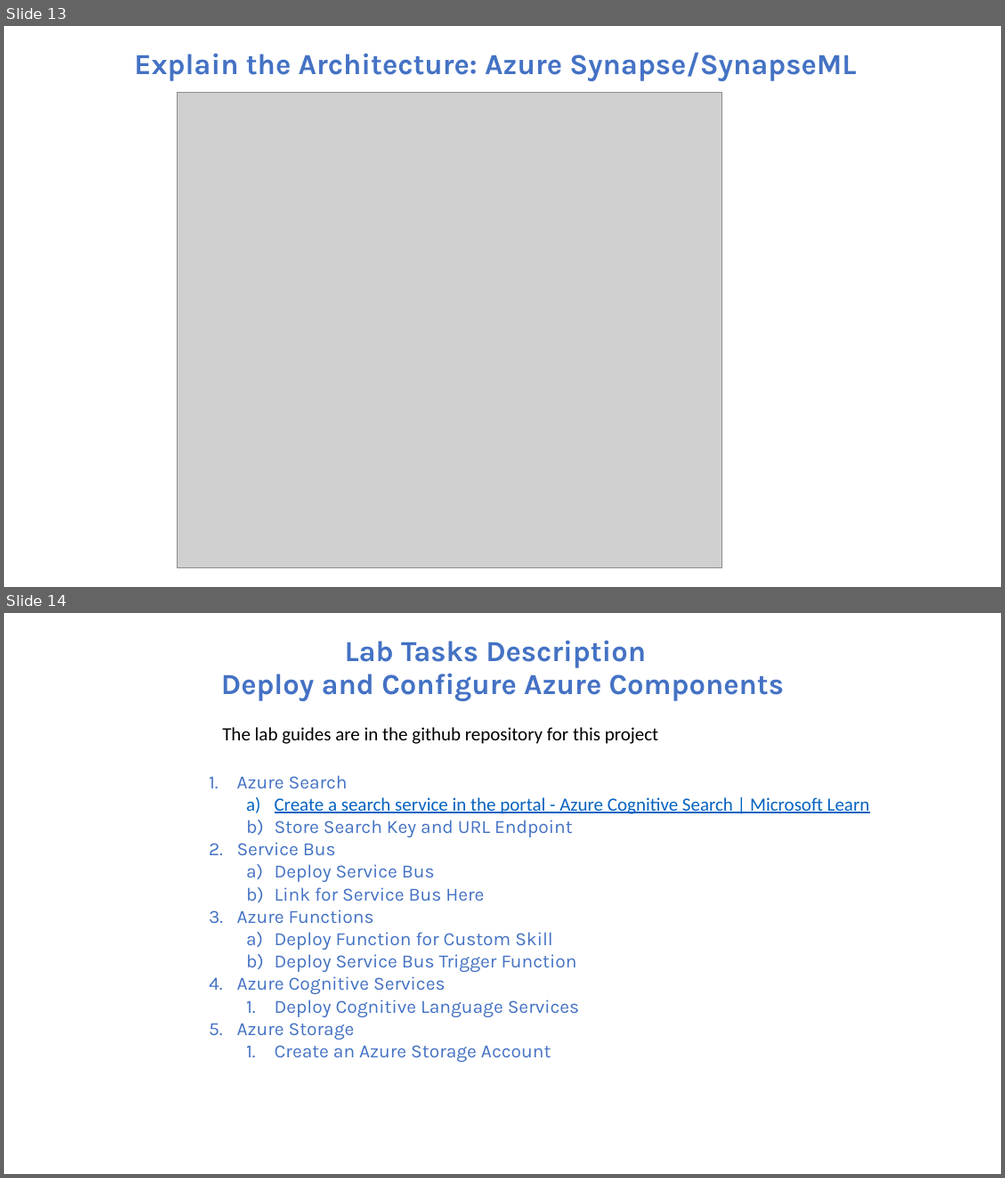
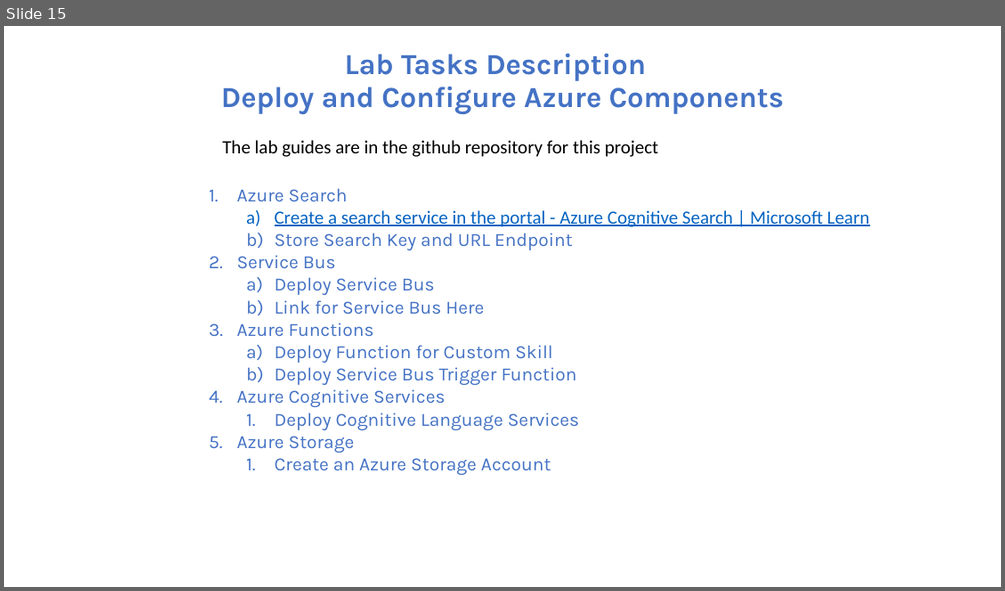
Before and after one commit to appliedcognetics/esgWorkshop, a slide deck: src/workshop/documents/presentation.pptx. Shown one above the other, each under a label of ours: slides 13 and 14 before the commit, slide 15 after it. The pictures are 1005x1178 and 1005x591 pixels, drawn with LibreOffice and Linux fonts; fonts in the diff are those of the drawing; grey boxes stand for pictures. Boxes give left, top, right and bottom in pixels: in the first picture for what was removed or moved away, otherwise in the second. Text is boxed around its words. In the diff, an @@ line names an element or a change of style, - is before the commit and + after.

```diff
--- a/src/workshop/documents/presentation.pptx
+++ b/src/workshop/documents/presentation.pptx
@@ slide 13 removed at <box>4,26,1001,587</box>, background #FFFFFF @@
@@ title removed at <box>134,52,856,81</box> @@
-Explain the Architecture: Azure Synapse/SynapseML
@@ picture removed at <box>177,92,722,567</box> @@
@@ what was slide 14 is now slide 15 @@
```
Also in this commit, not shown: 1 slide changed, 4 slides added, 1 other slide removed.
